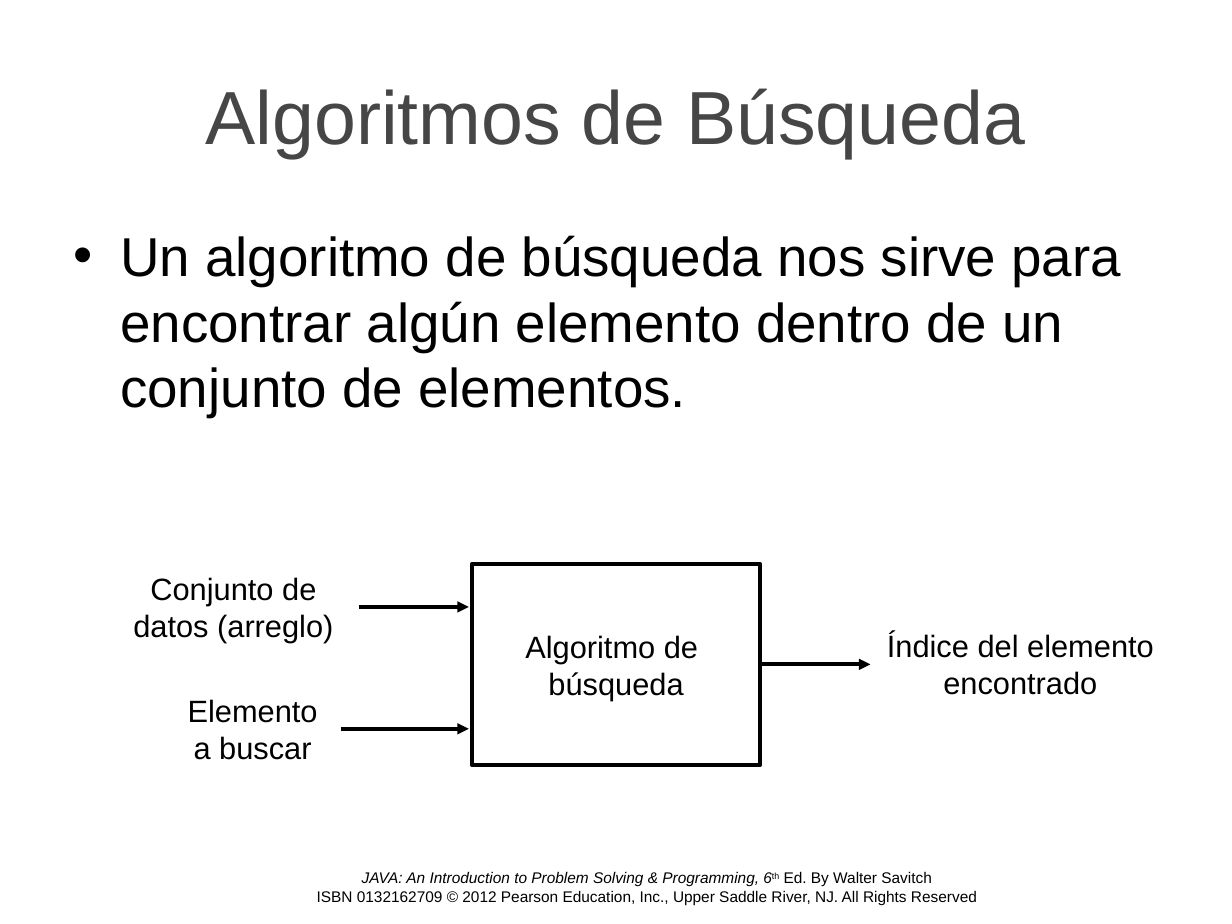
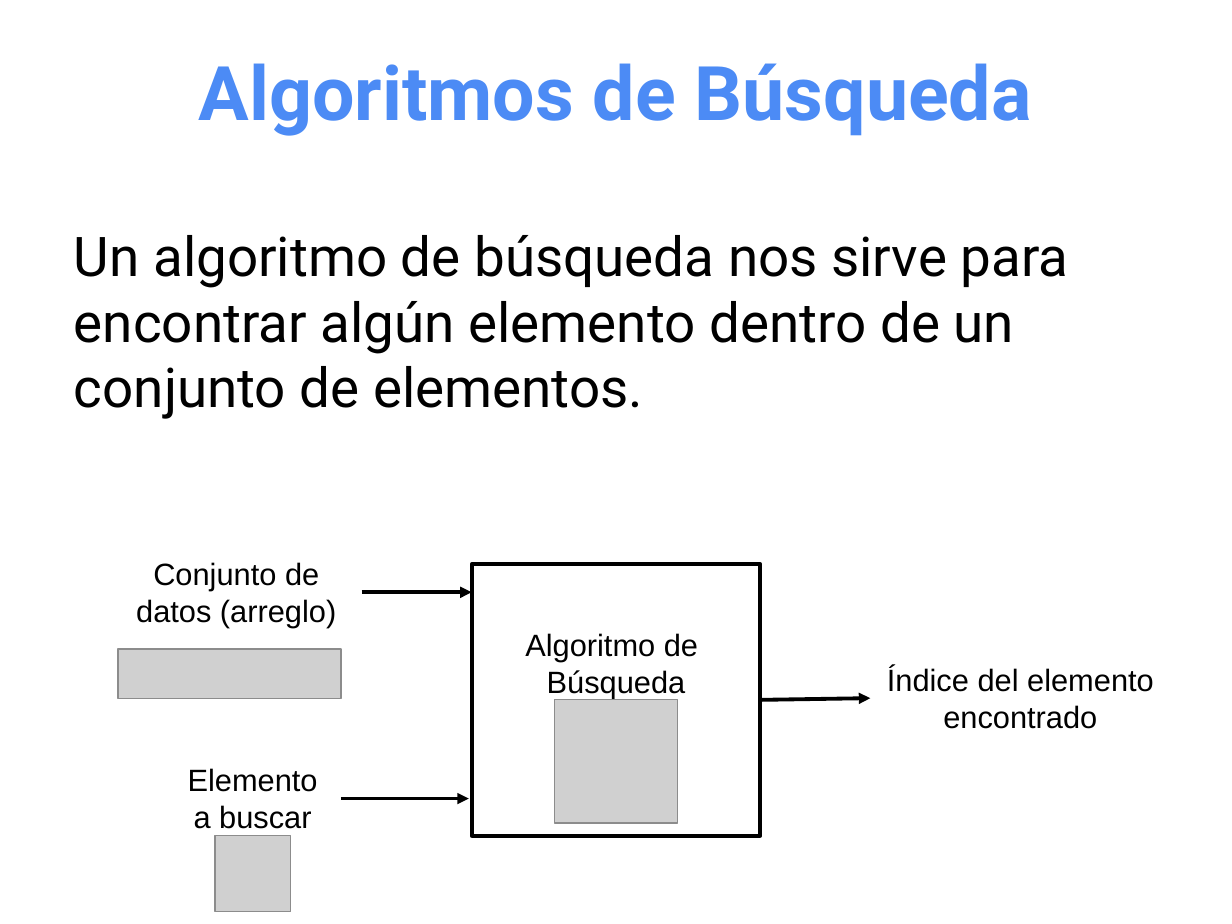
Before and after one commit to OMardil/INFO2, a slide deck: slide 4 of MOD02_Algoritmos_de_ordenamiento_y_busqueda/01 Presentacion/INFO2_MOD2-Ordenamiento_y_Busqueda.pptx. Drawn at 1232x924 pixels with LibreOffice and Linux fonts; fonts in the diff are those of the drawing; grey boxes stand for pictures; background and template pictures are left out. Boxes give left, top, right and bottom in pixels: in the first picture for what was removed or moved away, otherwise in the second. Text is boxed around its words. In the diff, an @@ line names an element or a change of style, - is before the commit and + after.

```diff
--- a/MOD02_Algoritmos_de_ordenamiento_y_busqueda/01 Presentacion/INFO2_MOD2-Ordenamiento_y_Busqueda.pptx
+++ b/MOD02_Algoritmos_de_ordenamiento_y_busqueda/01 Presentacion/INFO2_MOD2-Ordenamiento_y_Busqueda.pptx
@@ title "Algoritmos de Búsqueda" at [199, 63, 1032, 136]: font Arial to Roboto, text colour #464646 to #4C8BF5, bold on @@
@@ text "Un algoritmo de búsqueda nos ..." at [74, 235, 1069, 419]: font Arial to Roboto; bullet • to none @@
@@ text "Conjunto de datos (arreglo)": place and size @@
-text "Conjunto de datos (arreglo)" at [133, 577, 333, 642]
+text "Conjunto de datos (arreglo)" at [136, 562, 336, 628]
@@ rectangle "Algoritmo de": place and size @@
-rectangle "Algoritmo de" at [472, 564, 760, 765]
+rectangle "Algoritmo de" at [472, 564, 760, 835]
@@ arrow moved from (359, 607) - (469, 607) to (362, 593) - (472, 593) @@
@@ picture added at [118, 649, 341, 699] @@
@@ text "Índice del elemento encontrado": place and size @@
-text "Índice del elemento encontrado" at [887, 633, 1154, 695]
+text "Índice del elemento encontrado" at [887, 667, 1154, 729]
@@ text in rectangle at [547, 670, 686, 699]: text changed @@
-búsqueda
+Búsqueda
@@ picture added at [554, 700, 678, 823] @@
@@ arrow moved from (760, 664) - (870, 664) to (760, 700) - (870, 699) @@
@@ text "Elemento a buscar": place and size @@
-text "Elemento a buscar" at [188, 699, 318, 760]
+text "Elemento a buscar" at [188, 768, 318, 829]
@@ arrow moved from (341, 729) - (469, 729) to (341, 798) - (469, 798) @@
@@ picture added at [214, 835, 291, 912] @@
@@ text removed at [317, 871, 977, 905] @@
-JAVA: An Introduction to Problem Solving & Programming, 6th Ed. By Walter Savitch
-ISBN 0132162709 © 2012 Pearson Education, Inc., Upper Saddle River, NJ. All Rights Reserved
```
Also in this commit, not shown: 21 other slides changed, 2 slides added, 1 slide removed, 1 other file.
